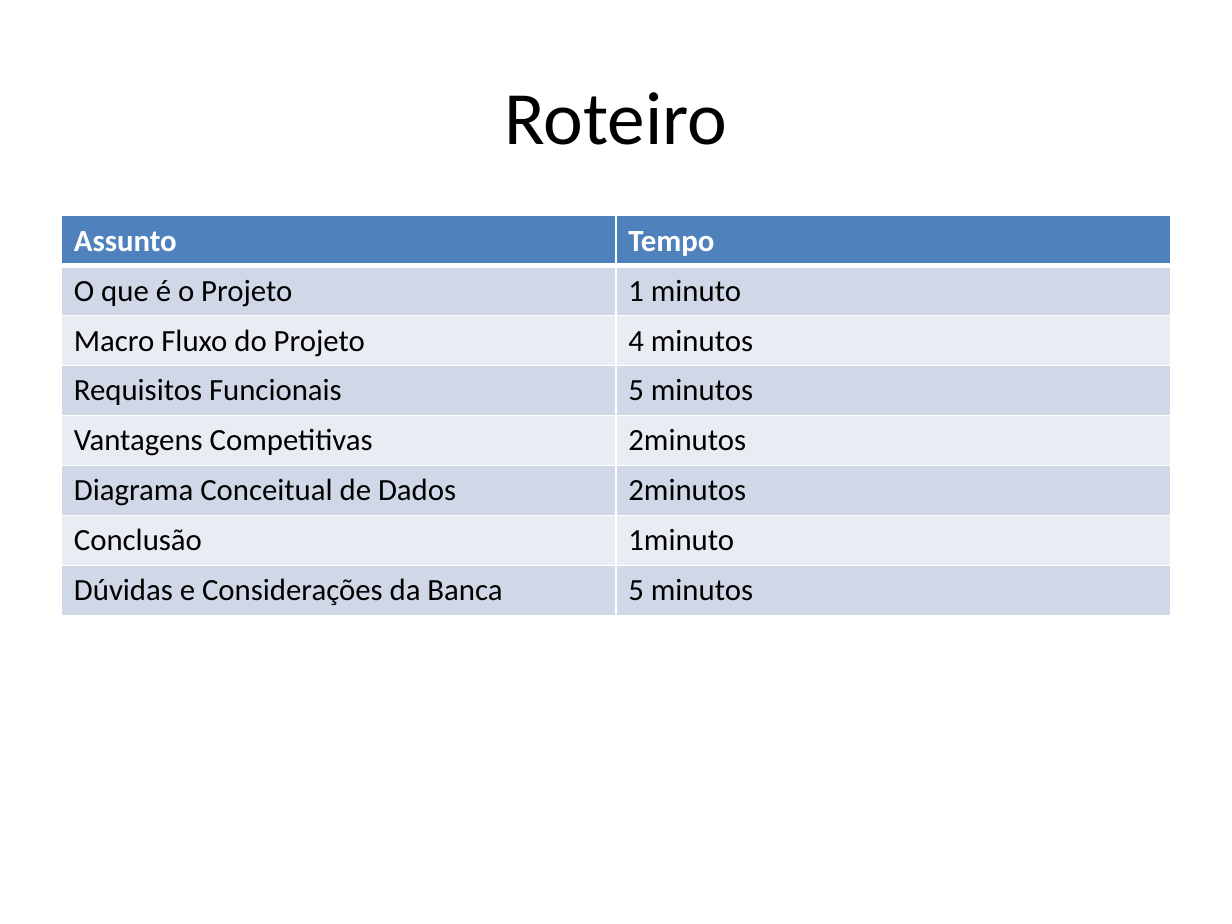
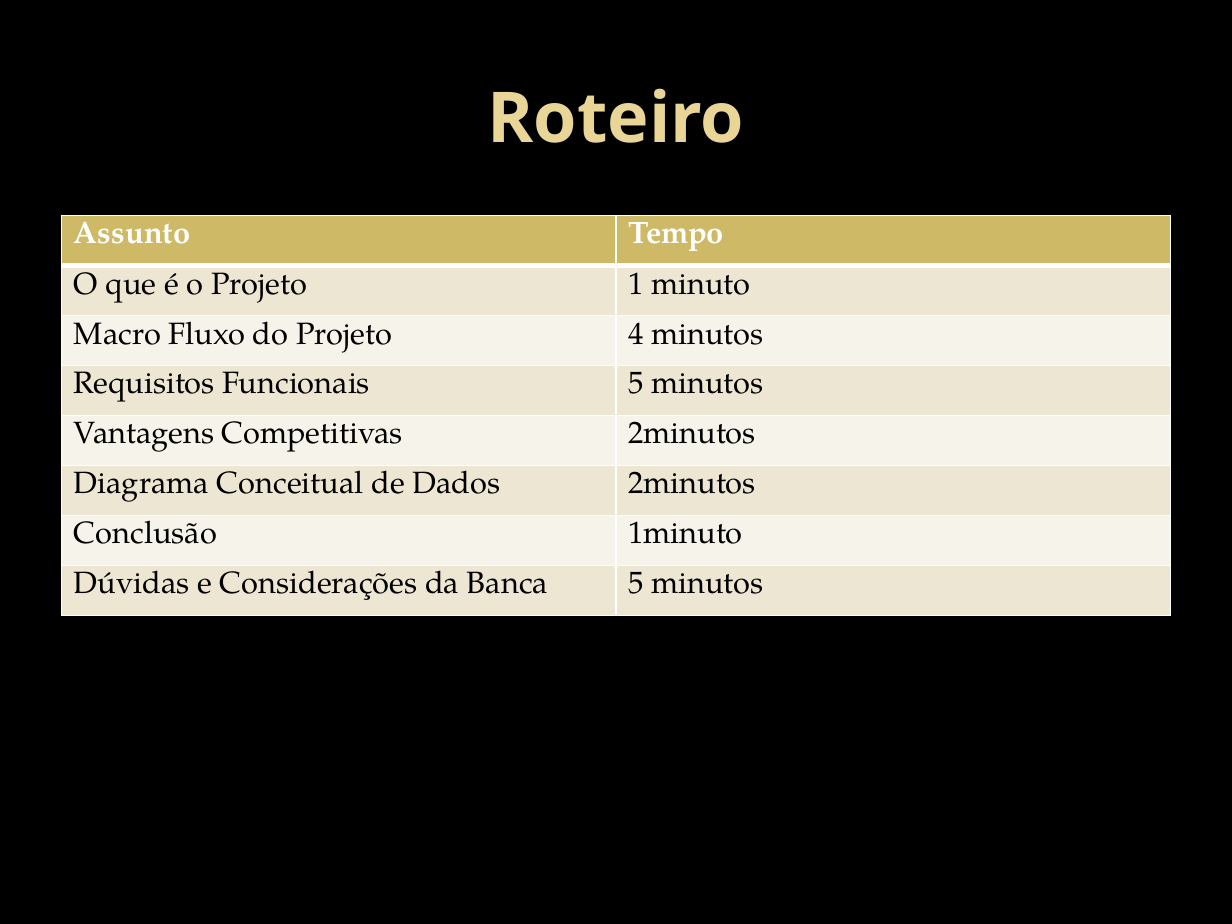
Before and after one commit to HamiltonSantos/FisioDiag, a slide deck: slide 2 of Proposta/ApresentacaoProposta.pptx. Drawn at 1232x924 pixels with LibreOffice and Linux fonts; fonts in the diff are those of the drawing; background and template pictures are left out. Boxes give left, top, right and bottom in pixels: in the first picture for what was removed or moved away, otherwise in the second. Text is boxed around its words. In the diff, an @@ line names an element or a change of style, - is before the commit and + after.

```diff
--- a/Proposta/ApresentacaoProposta.pptx
+++ b/Proposta/ApresentacaoProposta.pptx
@@ background #FFFFFF to picture (left out) @@
@@ title "Roteiro" at [487, 88, 744, 143]: size 44 to 41 pt, font Calibri to Noto Sans, text colour #000000 to gradient #EAD696 to #E7D081, bold on @@
@@ table at [62, 216, 1170, 615] @@
@@ fill #4F81BD to #CEB966 in row 1 @@
@@ fill #D0D8E8 to #EDE6D3 in 8 cells @@
@@ fill #E9EDF4 to #F6F3EA in 6 cells @@
@@ font Calibri to TeX Gyre Pagella @@
```
Also in this commit, not shown: 6 other slides changed, 1 slide added, 1 slide removed, 1 other file.
